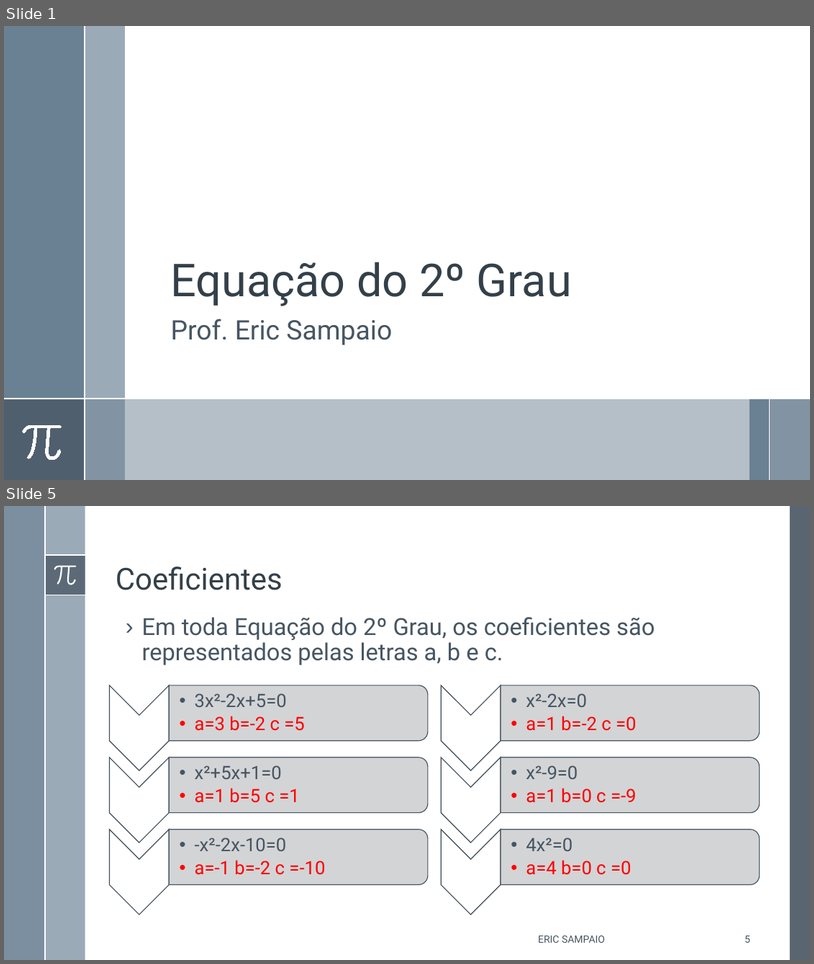
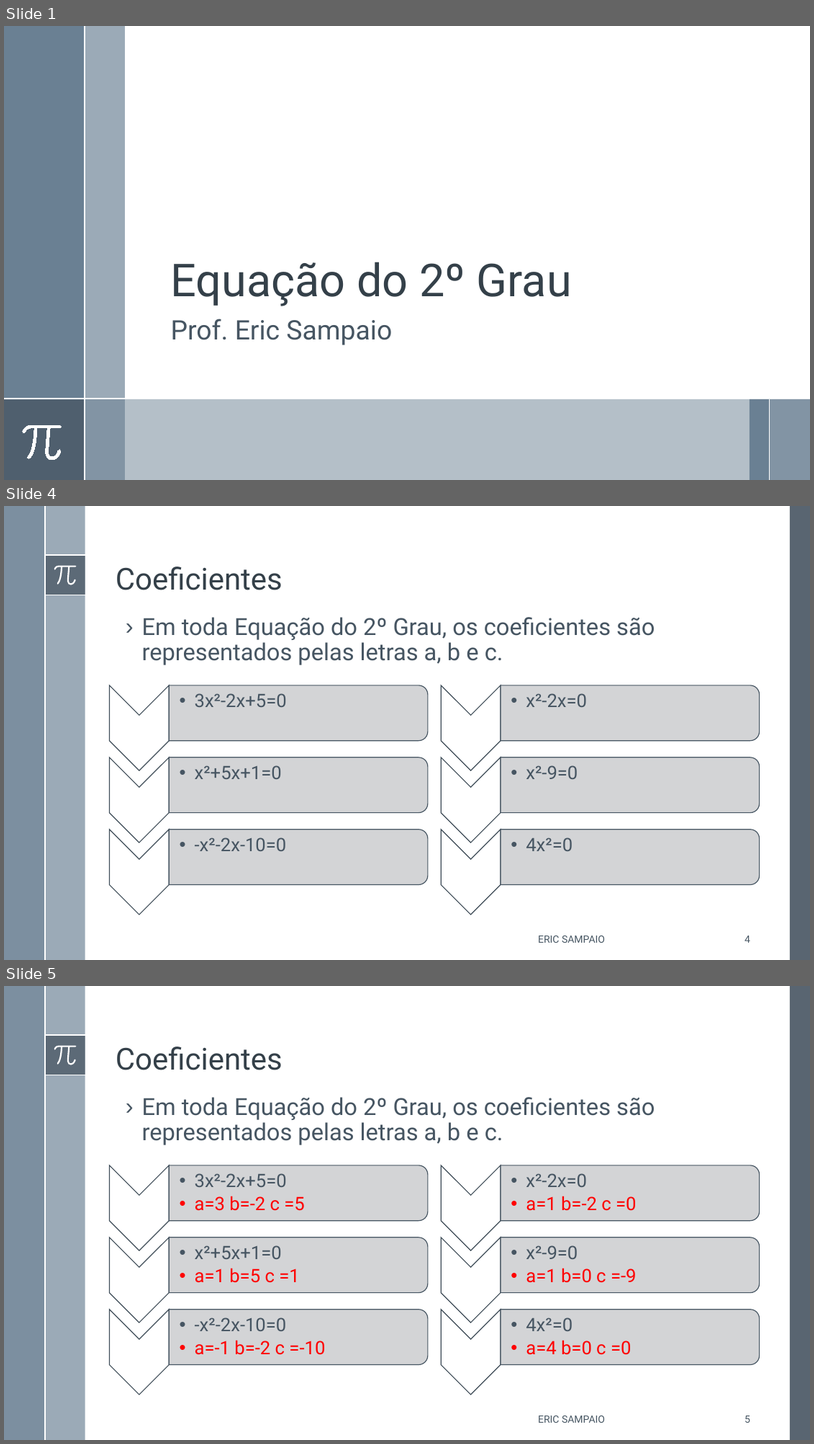
Before and after one commit to Erickgtn/ericsampaio.com.br, a slide deck: SlidesPublicação/Equação do 2º Grau.pptx. Shown one above the other, each under a label of ours: slides 1 and 5 before the commit, slides 1, 4 and 5 after it; the slides between them are not shown. The pictures are 814x964 and 814x1444 pixels, drawn with LibreOffice and Linux fonts; fonts in the diff are those of the drawing. Boxes give left, top, right and bottom in pixels: in the first picture for what was removed or moved away, otherwise in the second. Text is boxed around its words. In the diff, an @@ line names an element or a change of style, - is before the commit and + after.

```diff
--- a/SlidesPublicação/Equação do 2º Grau.pptx
+++ b/SlidesPublicação/Equação do 2º Grau.pptx
@@ slide 4 added at bbox=[4, 506, 810, 960], background #FFFFFF; not listed: 8 template elements that a slide beside it also shows @@
@@ title added at bbox=[116, 566, 283, 590], 36 pt, text #35404A @@
+Coeficientes
@@ text added at bbox=[142, 617, 655, 665], 28 pt, text #465562 @@
+› Em toda Equação do 2º Grau, os coeficientes são representados pelas letras a, b e c.
@@ group added at bbox=[109, 685, 428, 914]: 6 texts, 3 chevrons, 3 round same rects @@
+Ex.1
+  • 3x²-2x+5=0
+Ex.2
+  • x²+5x+1=0
+Ex.3
+  • -x²-2x-10=0
@@ group added at bbox=[441, 685, 759, 914]: 6 texts, 3 chevrons, 3 round same rects @@
+Ex.4
+  • x²-2x=0
+Ex.5
+  • x²-9=0
+Ex.6
+  • 4x²=0
@@ text added at bbox=[538, 935, 605, 942], 12 pt, text #465562 @@
+ERIC SAMPAIO
@@ page number added at bbox=[745, 935, 751, 942], 12 pt, text #465562 @@
+4
```
Also in this commit, not shown: 10 slides changed, 1 other slide added, 1 slide removed, 1 other file.
